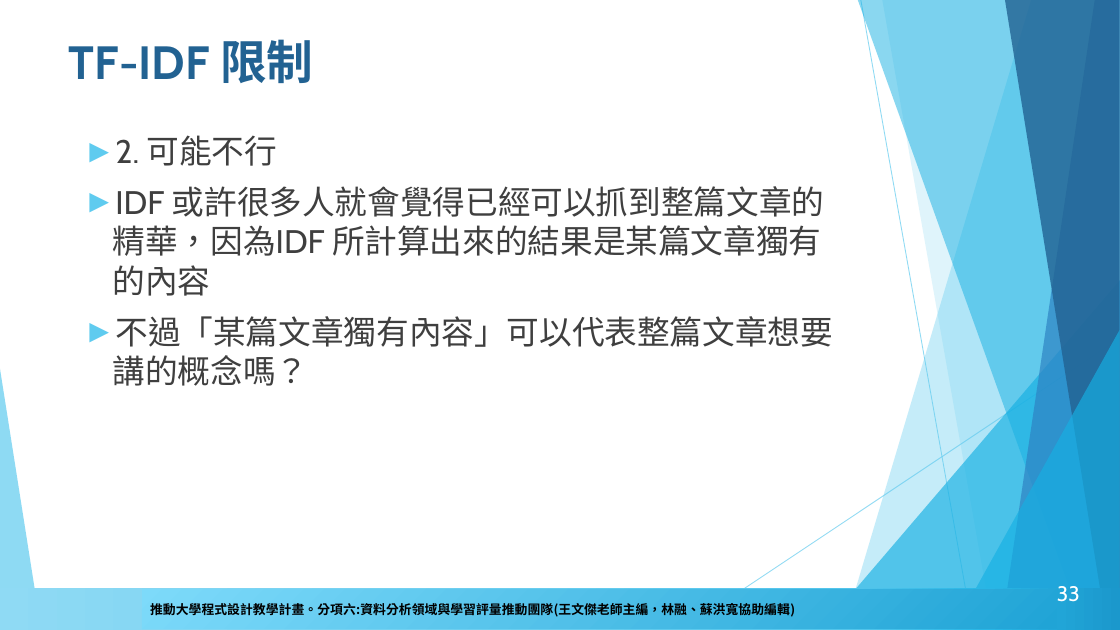
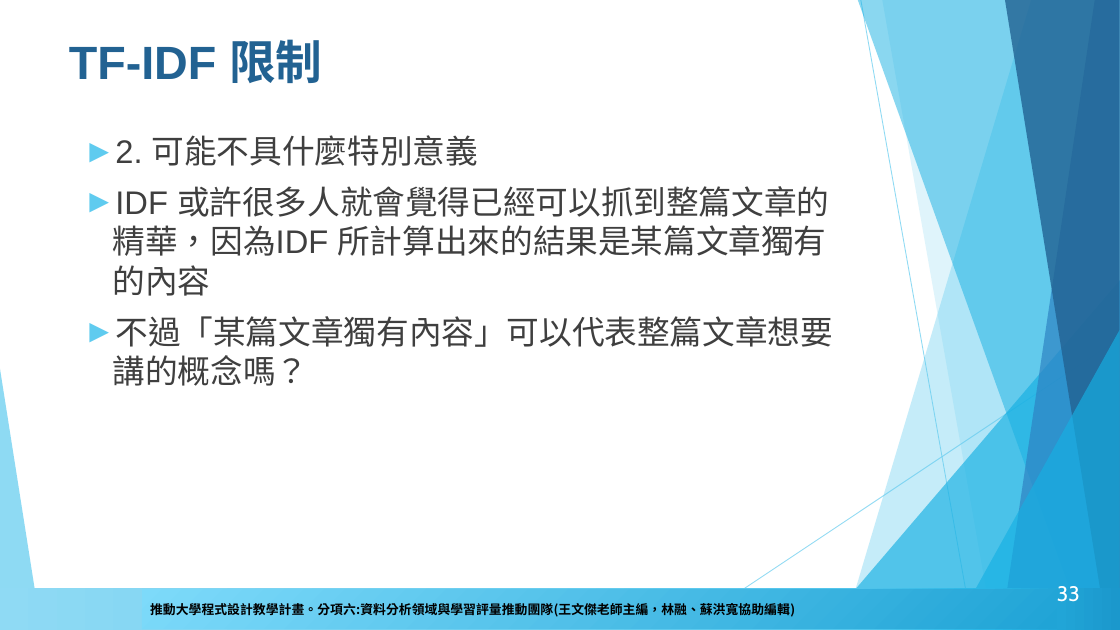
Before and after one commit to howardsukuan/textual-data-analysis-python, a slide deck: slide 33 of week02/文本分析與程式設計Week02.pptx. Drawn at 1120x630 pixels with LibreOffice and Linux fonts; fonts in the diff are those of the drawing; background and template pictures are left out. Boxes give left, top, right and bottom in pixels: in the first picture for what was removed or moved away, otherwise in the second. Text is boxed around its words. In the diff, an @@ line names an element or a change of style, - is before the commit and + after.

Commit message:
更新第二週連結(文章)

```diff
--- a/week02/文本分析與程式設計Week02.pptx
+++ b/week02/文本分析與程式設計Week02.pptx
@@ title "TF-IDF 限制" at <box>69,39,322,83</box>: font Cabin to Arial @@
@@ text at <box>83,135,478,166</box>: text changed; font Cabin to Arial @@
-► 2. 可能不行
+► 2. 可能不具什麼特別意義
@@ text at <box>83,186,833,386</box>: font Cabin to Arial in "IDF 或許很多人就會覺得已經可以抓到整篇文章的精華，因為IDF 所計算出來的結果是某篇文章獨有的內容", "不過「某篇文章獨有內容」可以代表整篇文章想要講的概念嗎？" @@
```
Also in this commit, not shown: 21 other slides changed.
